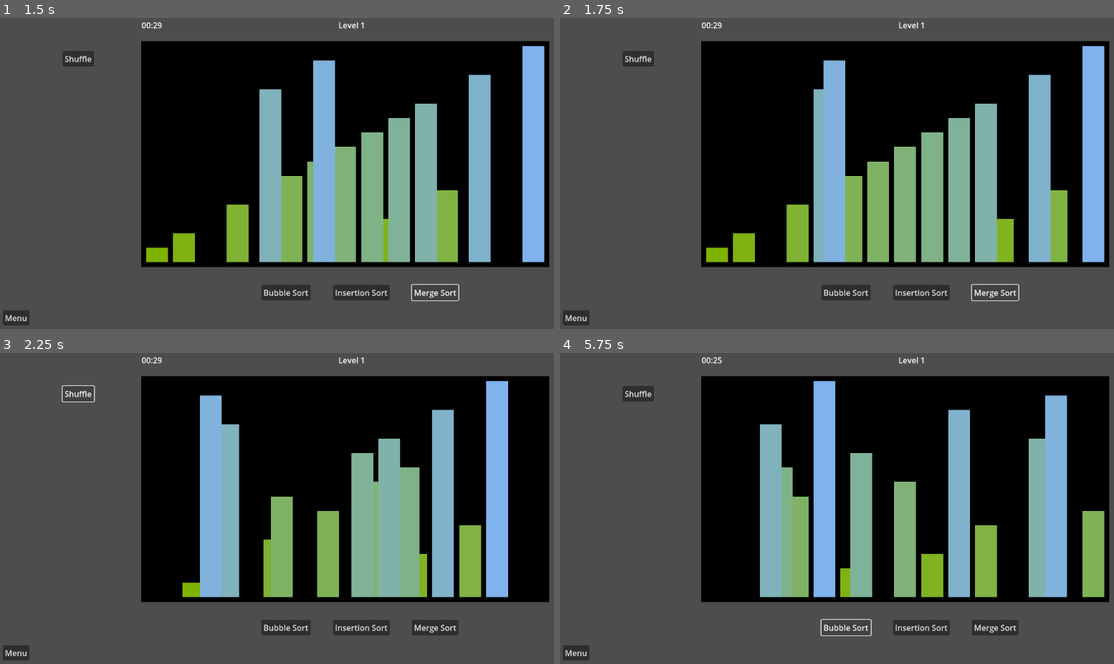
Above: before the commit, frames 1-4 (two rows, left to right).
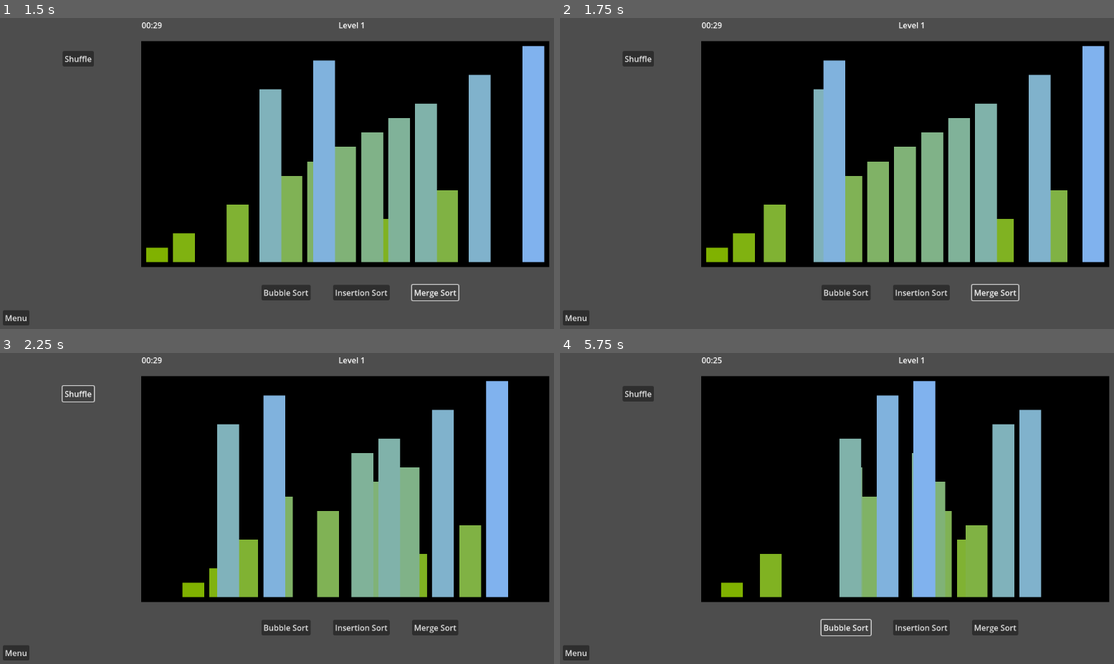
Above: after the commit, the same moments.

Repository: jematson/CS471ChappellChase
Game: Godot game, scene res://scenes/main_menu.tscn
The game is run twice, just before and just after one commit, with the same random seed, the same clock (stepped at 60 frames per second) and the same inputs.
Inputs:
- Up to frame 1 (1.5 s): click "Game" at 0.5 s; click "Merge Sort" at 1.25 s
- Up to frame 2 (1.75 s): no input
- Up to frame 3 (2.25 s): click "Shuffle" at 2 s
- Up to frame 4 (5.75 s): click "Bubble Sort" at 2.75 s; click "Insertion Sort" at 3.5 s; click "Shuffle" at 4.25 s; click "Bubble Sort" at 5 s

Frame 1 is identical in both runs. In frame 2, 1.5% of the frame differs, in the area x 36-45%, y 60-79%; in frame 3, 5.8%; in frame 4, 28%, in the area x 28-99%, y 8-79%.

Commit message:
Remove unnecessary timeouts in merge sort

Diff:
--- a/source/merge_sort.gd
+++ b/source/merge_sort.gd
@@ -24,21 +24,15 @@
 	while i < n1 && j < n2:
 		if left_part[i] <= right_part[j]:
 			stair_heights[k] = left_part[i]
-			update_stairs.call(stair_heights)
-			await node.get_tree().create_timer(0.3).timeout
 			i += 1
 		else:
 			stair_heights[k] = right_part[j]
-			update_stairs.call(stair_heights)
-			await node.get_tree().create_timer(0.3).timeout
 			j += 1
 		k += 1
 	# Copy the remaining elements of L[],
 	# if there are any
 	while i < n1:
 		stair_heights[k] = left_part[i]
-		update_stairs.call(stair_heights)
-		await node.get_tree().create_timer(0.3).timeout
 		i += 1
 		k += 1
 
@@ -46,10 +40,10 @@
 	# if there are any
 	while j < n2:
 		stair_heights[k] = right_part[j]
-		update_stairs.call(stair_heights)
-		await node.get_tree().create_timer(0.3).timeout
 		j += 1
 		k += 1
+	update_stairs.call(stair_heights)
+	await node.get_tree().create_timer(0.3).timeout
 
 
 static func merge_sort_recurse(
